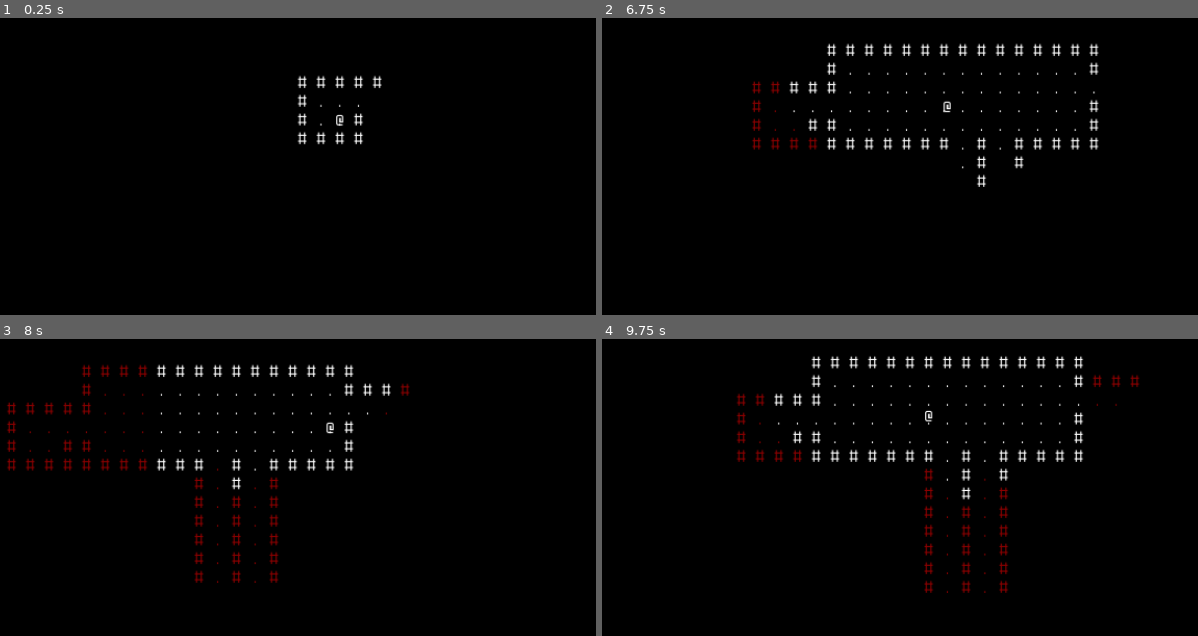
Above: before the commit, frames 1-4 (two rows, left to right).
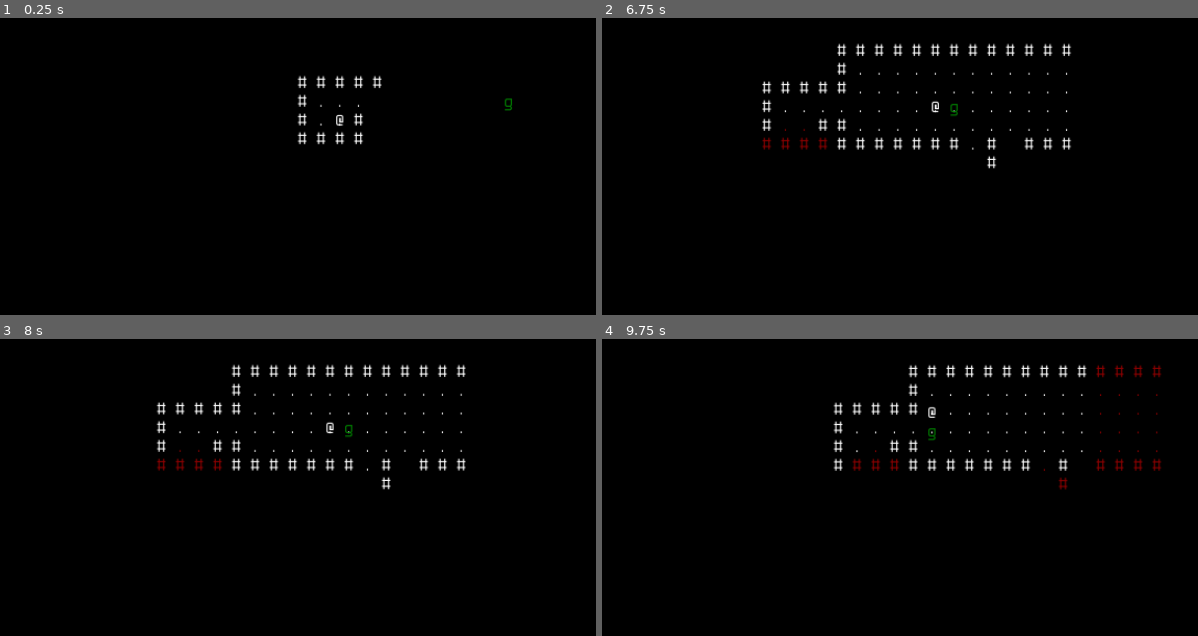
Above: after the commit, the same moments.

Repository: ElPresidentePoole/godot-rl
Game: Godot game, scene res://scenes/dungeon.tscn
Same seed, same stepped clock (60 frames per second), same inputs: the game is played once before the commit and once after it.
Inputs:
- Up to frame 1 (0.25 s): no input
- Up to frame 2 (6.75 s): hold W (move_north) 0.53-2.03 s; tap Enter at 1.25, 3.5, 5.75 s; tap Space at 2, 4.25 s; hold A (move_west) 2.03-3.53 s; hold S (move_south) 3.53-4.28 s; hold D (move_east) 4.28-5.03 s; hold W (move_north) 5.03-5.78 s; hold D (move_east) from 5.78 s (still down)
- Up to frame 3 (8 s): keep holding D (move_east)
- Up to frame 4 (9.75 s): release D (move_east) at 8.03 s; hold S (move_south) 8.03-8.78 s; hold A (move_west) 8.78-9.53 s; hold W (move_north) from 9.53 s (still down)

The runs differ from the first frame. In frame 1, less than 0.1% of the frame differs, in the area x 84-86%, y 26-32%; in frame 2, 4.5%; in frame 3, 3.6%; in frame 4, 5.2%, in the area x 22-94%, y 5-86%.

Commit message:
starting on refactoring mobs

Diff:
--- a/scenes/chaseplayerai.gd
+++ b/scenes/chaseplayerai.gd
@@ -1,16 +1,16 @@
 extends Node2D
 
-@onready var astar: AStar2D
-@onready var cellmap: CellMap
-@onready var mrpas: MRPAS = cellmap.build_mrpas_from_map()
+#@onready var astar: AStar2D
+#@onready var cellmap: CellMap
+#@onready var mrpas: MRPAS = cellmap.build_mrpas_from_map()
 var last_seen: Vector2
 const VIEW_DISTANCE: int = 3
 
 # Called when the node enters the scene tree for the first time.
 func _ready() -> void:
-	var cid: int = cellmap.get_cell_id(position)
-	astar.set_point_disabled(cid)
-	# astar.set_point_disabled(cellmap.get_cell_id(position), true)
+	pass
+#	var cid: int = cellmap.get_cell_id(position)
+#	astar.set_point_disabled(cid)
 
 # Called every frame. 'delta' is the elapsed time since the previous frame.
 func _process(delta) -> void:
@@ -19,7 +19,8 @@
 func _physics_process(delta) -> void:
 	pass
 
-func move(dest: Vector2) -> void:
+func move(astar: AStar2D, cellmap: Node2D, dest: Vector2) -> void:
+	# probably should make a dungeon.get_point_path and have the dungeon do more of the work than pass all this stuff in every time
 	var closest: int = astar.get_closest_point(dest)
 	var path: PackedVector2Array = astar.get_point_path(cellmap.get_cell_id(position), closest)
 	if len(path) > 1 and path[1] != dest:
@@ -27,11 +28,11 @@
 		astar.set_point_disabled(cellmap.get_cell_id(path[1]), true)
 		await create_tween().tween_property(self, 'position', path[1], 0.1).finished
 
-func _on_player_turn_taken(new_player_state: Dictionary) -> void:
+func do_turn_behavior(astar: AStar2D, mrpas: MRPAS, cellmap: Node2D, new_player_state: Dictionary) -> void:
 	mrpas.clear_field_of_view()
 	mrpas.compute_field_of_view(cellmap.world_pos_to_cell(position), VIEW_DISTANCE)
 	if mrpas.is_in_view(cellmap.world_pos_to_cell(new_player_state['new_position'])):
 		last_seen = new_player_state['new_position']
-		move(new_player_state['new_position'])
+		move(astar, cellmap, new_player_state['new_position'])
 #	elif last_seen != null and last_seen != cellmap.world_pos_to_cell(position):
 #		move(new_player_state['new_position'])
--- a/scenes/dungeon.gd
+++ b/scenes/dungeon.gd
@@ -10,6 +10,7 @@
 @onready var player: Node2D = $Player
 @onready var player_mrpas: MRPAS = cellmap.build_mrpas_from_map()
 var player_seen_tiles: Array[Vector2] = [] # TODO
+var mob_mrpas_map: Dictionary = {}
 
 func get_cellmap() -> CellMap:
 	return cellmap # TODO: remove, not needed
@@ -26,11 +27,12 @@
 func spawn_mob(x: int, y: int) -> void:
 	var m = S_Mob.instantiate()
 	m.position = Vector2(x, y) * cellmap.CELL_SIZE
+	mob_mrpas_map[m] = cellmap.build_mrpas_from_map()
 	mobs.add_child(m)
 
 func update_player_fov(new_position: Vector2) -> void:
 	""" Calculates the player's current fov and hides/shows mobs and cellmap cells based on it.  This, obviously, causes side effects!
-	Future note: What side effects?  We aren't doing functional programming?  Also new_position should WORLD position, not cell map position.
+	Note from future me: What side effects?  We aren't doing functional programming?  Also new_position should WORLD position, not cell map position.
 	"""
 	var player_cell_pos: Vector2 = cellmap.world_pos_to_cell(new_position)
 	player_mrpas.clear_field_of_view()
@@ -58,15 +60,17 @@
 func _ready() -> void:
 	var spawn_room: Vector2 = cellmap.root.get_leaves()[0].get_room_center()
 	place_player(spawn_room.x, spawn_room.y)
-#	var mob_pos: Vector2 = cellmap.root.get_leaves()[1].get_room_center()
-#	spawn_mob(mob_pos.x, mob_pos.y)
+	var mob_pos: Vector2 = cellmap.root.get_leaves()[1].get_room_center()
+	spawn_mob(mob_pos.x, mob_pos.y)
 
 # Called every frame. 'delta' is the elapsed time since the previous frame.
 func _process(delta) -> void:
 	pass
 
 func process_turn(player_state):
-	update_player_fov(player.position) # why it still broke?
+	for m in mobs.get_children():
+		m.do_turn_behavior(astar, mob_mrpas_map[m], cellmap, player_state)
+	update_player_fov(player.position)
 
 func _on_player_request_to_move(dv):
 	dv *= cellmap.CELL_SIZE
